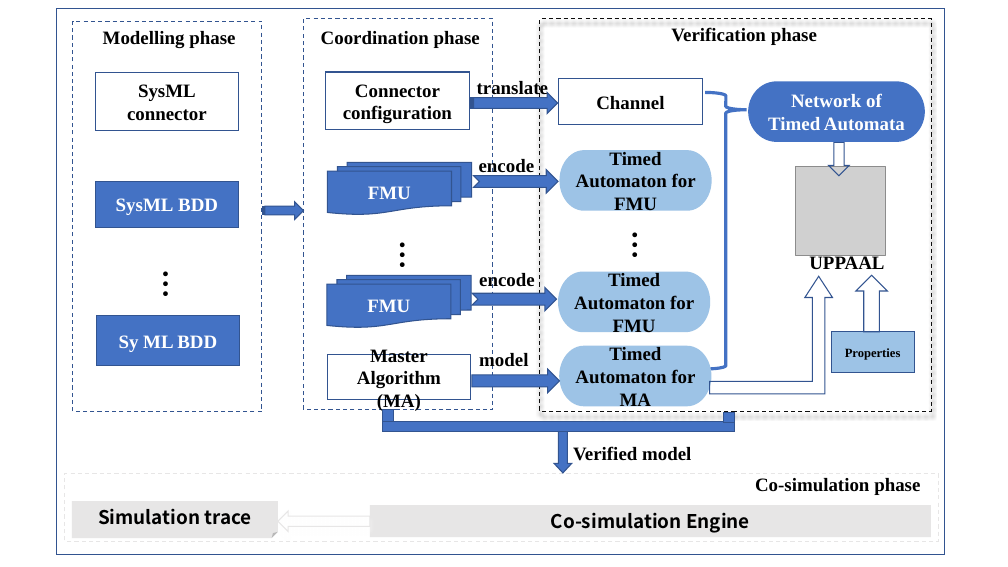
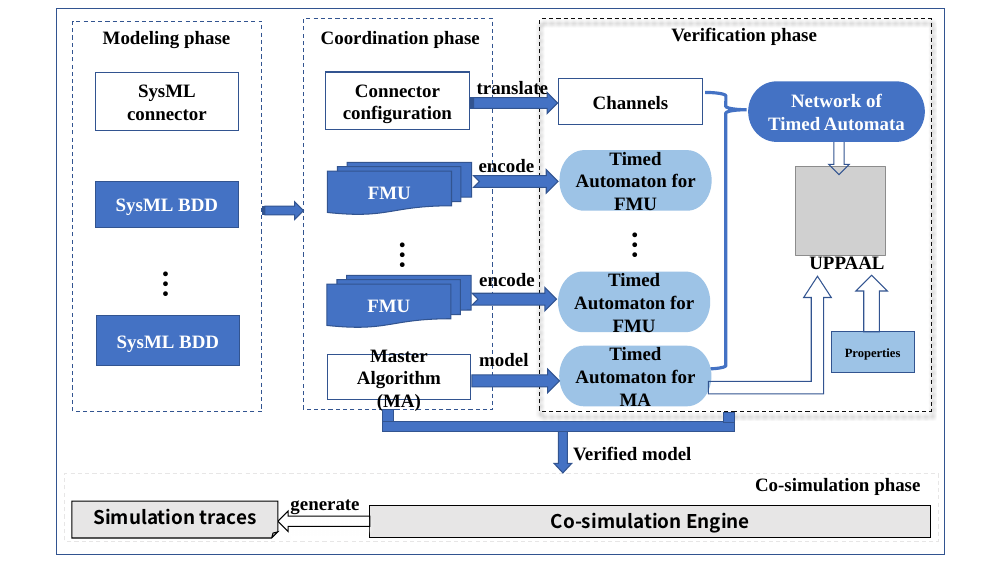
Before and after one commit to jiangkaiqiang/Paper, a slide deck: slide 1 of COMPSAC-COMA/ppt/co-sim.pptx (slide 2 before the commit). Drawn at 1008x567 pixels with LibreOffice and Linux fonts; fonts in the diff are those of the drawing; grey boxes stand for pictures. Boxes give left, top, right and bottom in pixels: in the first picture for what was removed or moved away, otherwise in the second. Text is boxed around its words. In the diff, an @@ line names an element or a change of style, - is before the commit and + after.

```diff
--- a/COMPSAC-COMA/ppt/co-sim.pptx
+++ b/COMPSAC-COMA/ppt/co-sim.pptx
@@ text at [103,31,230,48]: text changed @@
-Modelling phase
+Modeling phase
@@ text in rectangle at [593,96,669,109]: text changed @@
-Channel
+Channels
@@ text in rectangle at [117,335,219,352]: text changed @@
-Sy ML BDD
+SysML BDD
@@ folded corner "Simulation traces" at [72,501,278,538]: outline none to #000000 1 pt @@
@@ text in folded corner at [93,508,257,525]: text changed @@
-Simulation trace
+Simulation traces
@@ text added at [290,499,359,514], 18 pt, text #000000, bold @@
+generate
@@ rectangle "Co-simulation Engine" at [370,505,931,537]: outline none to #000000 1 pt @@
@@ left arrow at [278,511,371,532]: outline #E7E6E6 1 pt to #000000 1 pt @@
```
Also in this commit, not shown: 1 slide removed, 24 other files.
